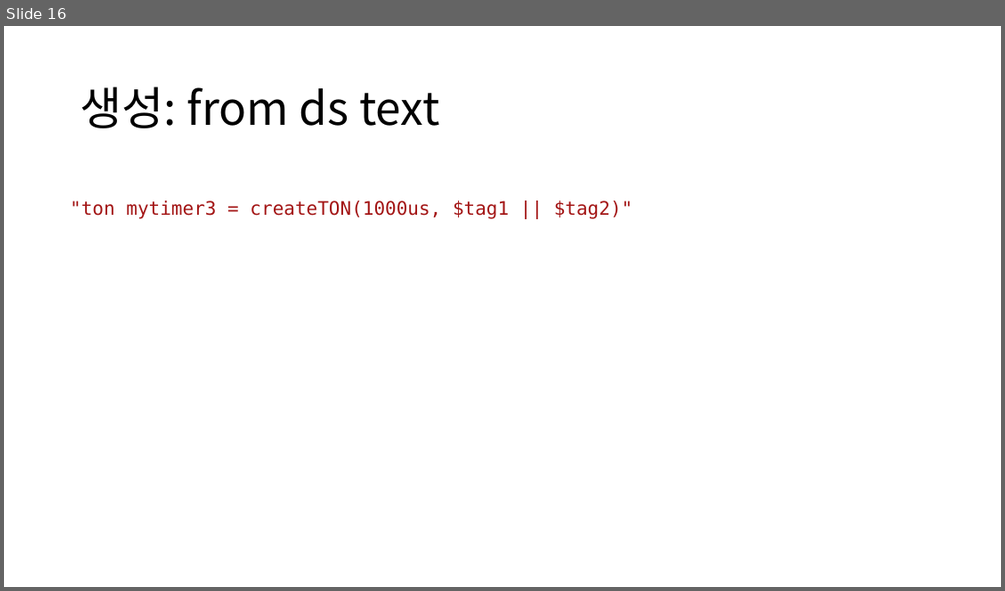
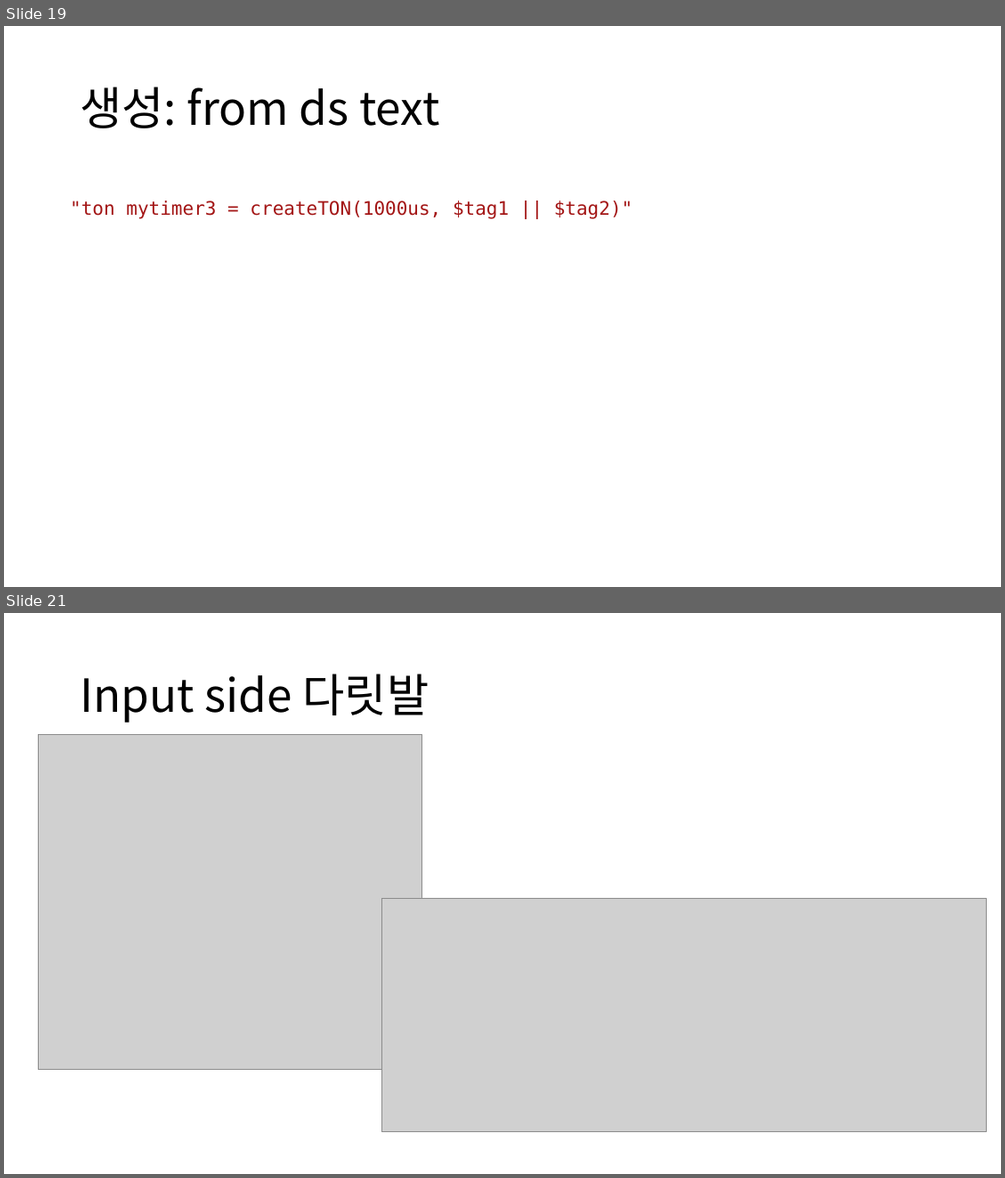
Before and after one commit to DualsoftDev/ds, a slide deck: DsDotNet/src/Engine/Engine.Core/Timer.pptx. Shown one above the other, each under a label of ours: slide 16 before the commit, slides 19 and 21 after it; the slides between them are not shown. The pictures are 1005x591 and 1005x1178 pixels, drawn with LibreOffice and Linux fonts; fonts in the diff are those of the drawing; grey boxes stand for pictures. Boxes give left, top, right and bottom in pixels: in the first picture for what was removed or moved away, otherwise in the second. Text is boxed around its words. In the diff, an @@ line names an element or a change of style, - is before the commit and + after.

```diff
--- a/DsDotNet/src/Engine/Engine.Core/Timer.pptx
+++ b/DsDotNet/src/Engine/Engine.Core/Timer.pptx
@@ slide 21 added at [4,613,1001,1174], background #FFFFFF @@
@@ title added at [80,674,429,722], 44 pt, text #000000 @@
+Input side 다릿발
@@ picture added at [39,734,421,1070] @@
@@ picture added at [381,898,987,1132] @@
@@ what was slide 16 is now slide 19 @@
```
Also in this commit, not shown: 1 slide changed, 4 other slides added, 7 other files.
